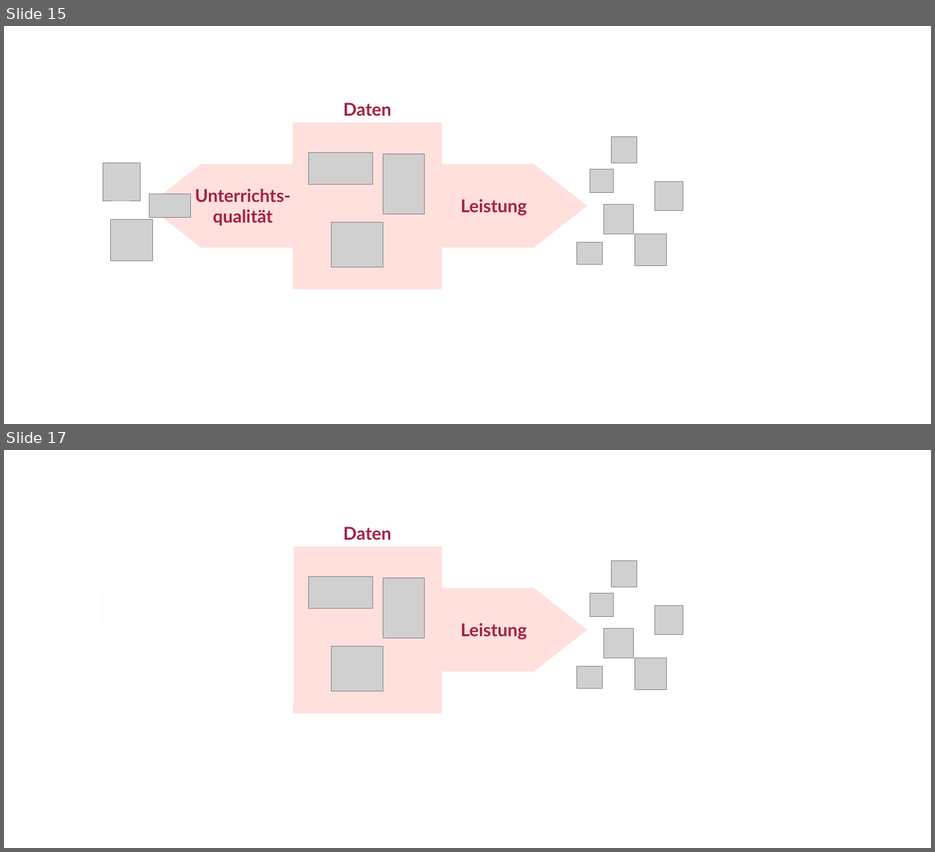
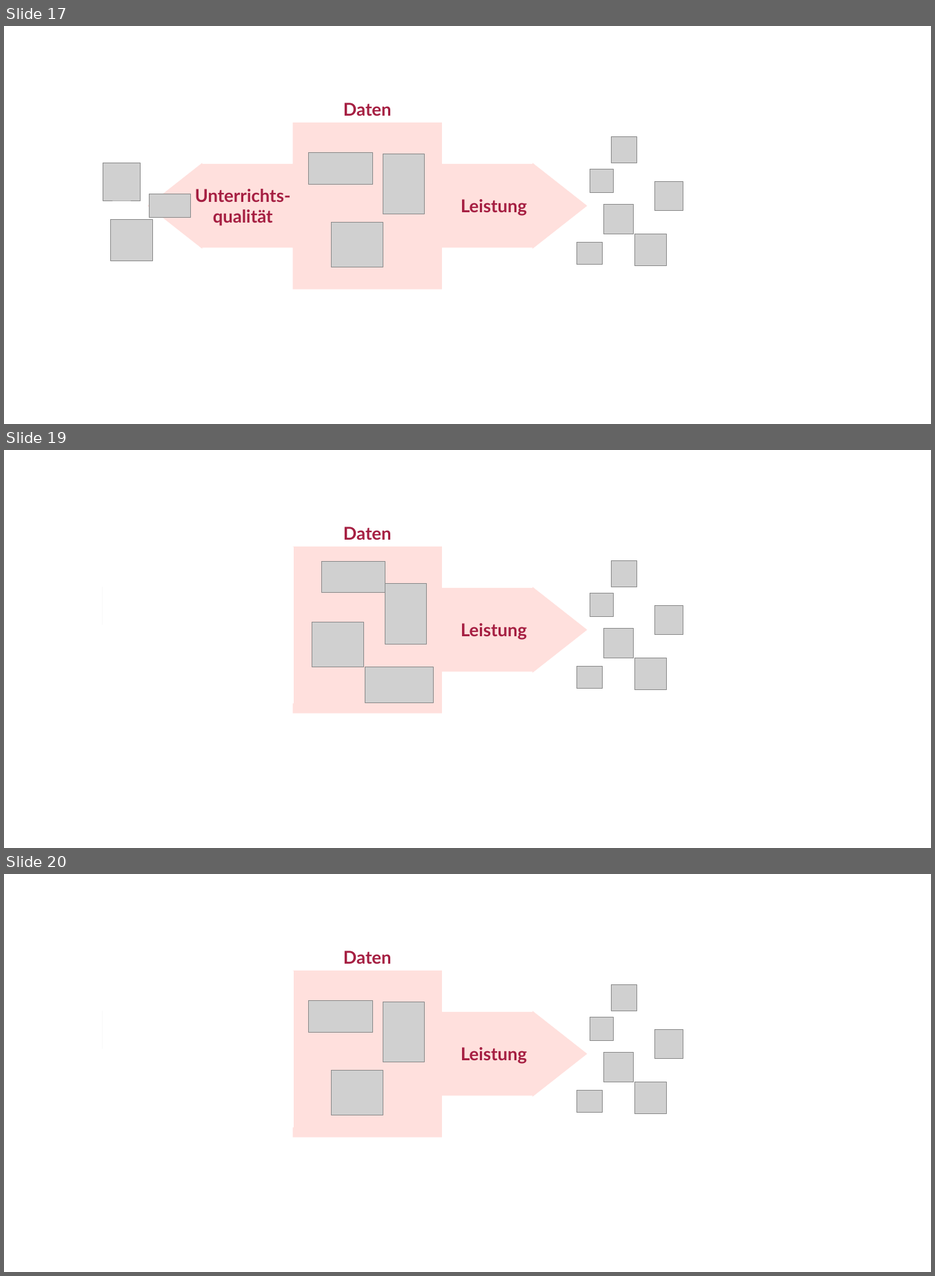
Before and after one commit to sammerk/vortrag-tue-w1, a slide deck: Img/Tabelle_Rueckmeldesysteme.pptx. Shown one above the other, each under a label of ours: slides 15 and 17 before the commit, slides 17, 19 and 20 after it; the slides between them are not shown. The pictures are 935x852 and 935x1276 pixels, drawn with LibreOffice and Linux fonts; fonts in the diff are those of the drawing; grey boxes stand for pictures. Boxes give left, top, right and bottom in pixels: in the first picture for what was removed or moved away, otherwise in the second. Text is boxed around its words. In the diff, an @@ line names an element or a change of style, - is before the commit and + after.

```diff
--- a/Img/Tabelle_Rueckmeldesysteme.pptx
+++ b/Img/Tabelle_Rueckmeldesysteme.pptx
@@ slide 19 added at (4,450,931,848), background #FFFFFF @@
@@ text added at (343,527,392,540), 24 pt, text #A51E41, bold @@
+Daten
@@ rectangle added at (103,547,294,703), fill #FFFFFF @@
@@ left right arrow callout added at (148,547,587,713), fill #FFE0DD, outline #FFE0DD 1 pt @@
@@ picture added at (321,561,385,592) @@
@@ picture added at (611,561,637,587) @@
@@ picture added at (103,587,141,625) @@
@@ picture added at (385,584,426,645) @@
@@ picture added at (590,594,613,617) @@
@@ picture added at (655,605,684,634) @@
@@ picture added at (312,622,363,667) @@
@@ text added at (461,623,527,640), 24 pt, text #A51E41, bold @@
+Leistung
@@ picture added at (604,628,633,658) @@
@@ picture added at (365,667,433,703) @@
@@ picture added at (577,666,603,688) @@
@@ picture added at (635,658,666,690) @@
@@ what was slide 15 is now slide 17 @@
@@ what was slide 17 is now slide 20 @@
```
Also in this commit, not shown: 4 slides changed, 3 other slides added, 9 other files.
